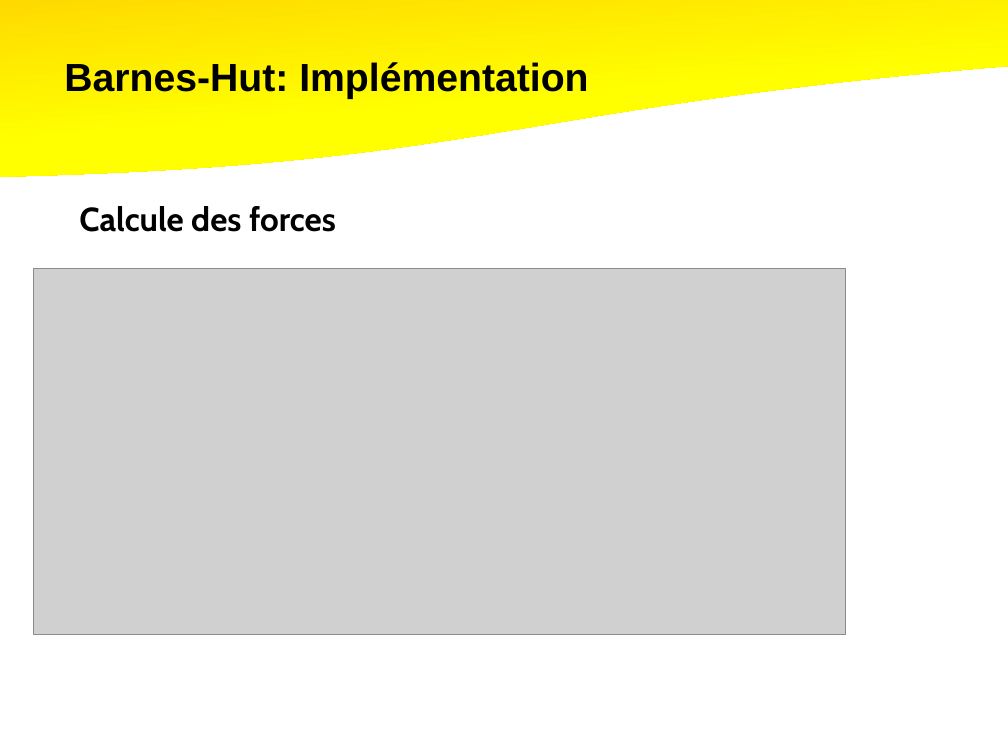
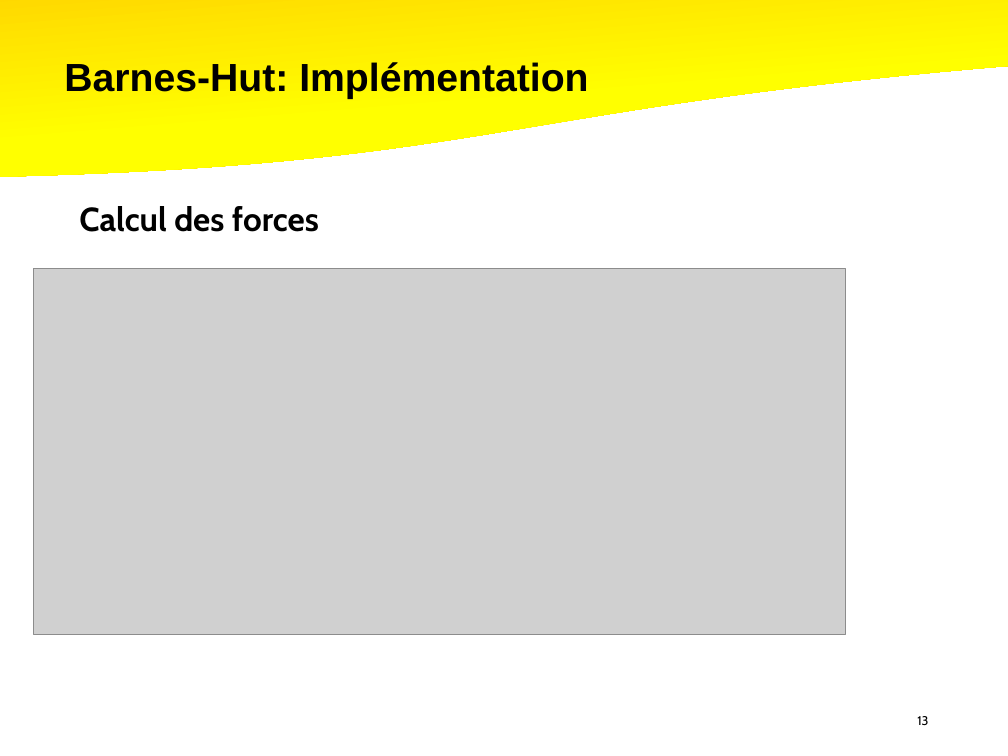
Before and after one commit to rfaucon2/TIPI_Spe, a slide deck: slide 13 of Diapo/TIPE-Spe.pptx. Drawn at 1008x756 pixels with LibreOffice and Linux fonts; fonts in the diff are those of the drawing; grey boxes stand for pictures. Boxes give left, top, right and bottom in pixels: in the first picture for what was removed or moved away, otherwise in the second. Text is boxed around its words. In the diff, an @@ line names an element or a change of style, - is before the commit and + after.

```diff
--- a/Diapo/TIPE-Spe.pptx
+++ b/Diapo/TIPE-Spe.pptx
@@ text at <box>79,206,319,232</box>: text changed @@
-Calcule des forces
+Calcul des forces
@@ page number added at <box>917,716,928,725</box>, 9 pt, text #000000 @@
+13
```
Also in this commit, not shown: 20 other slides changed, 1 slide added, 1 slide removed, 4 other files.
